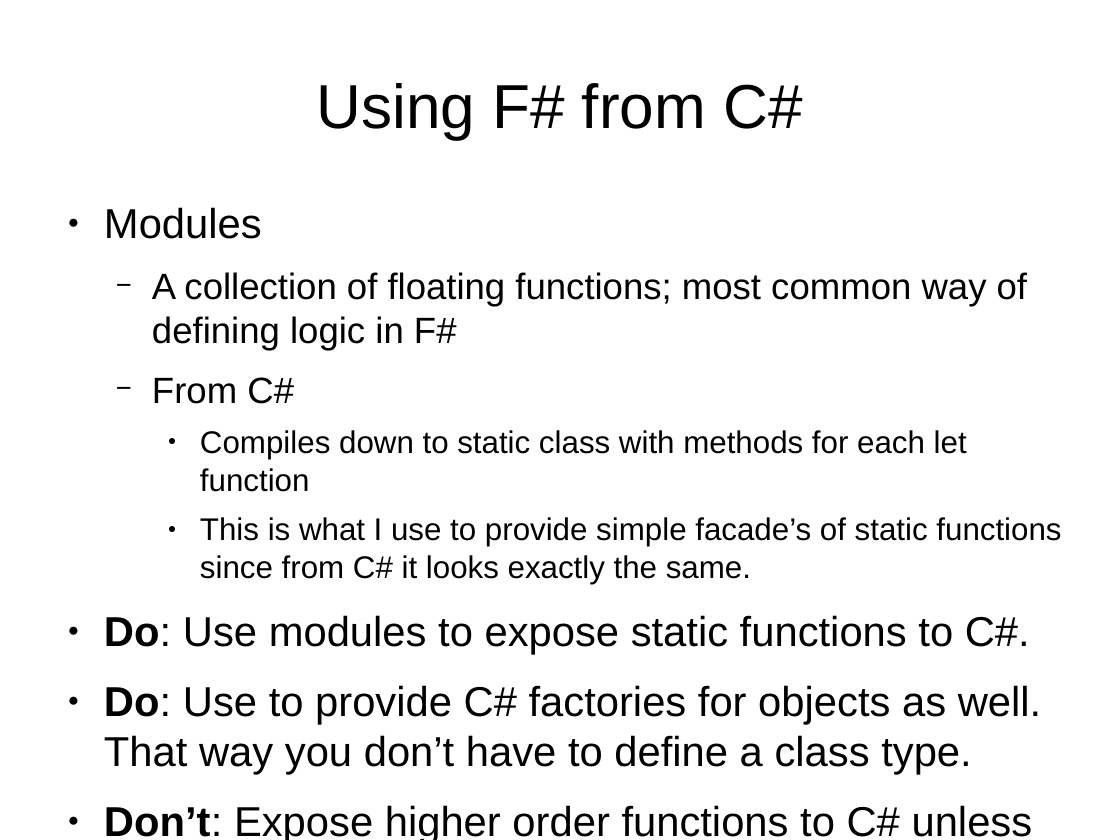
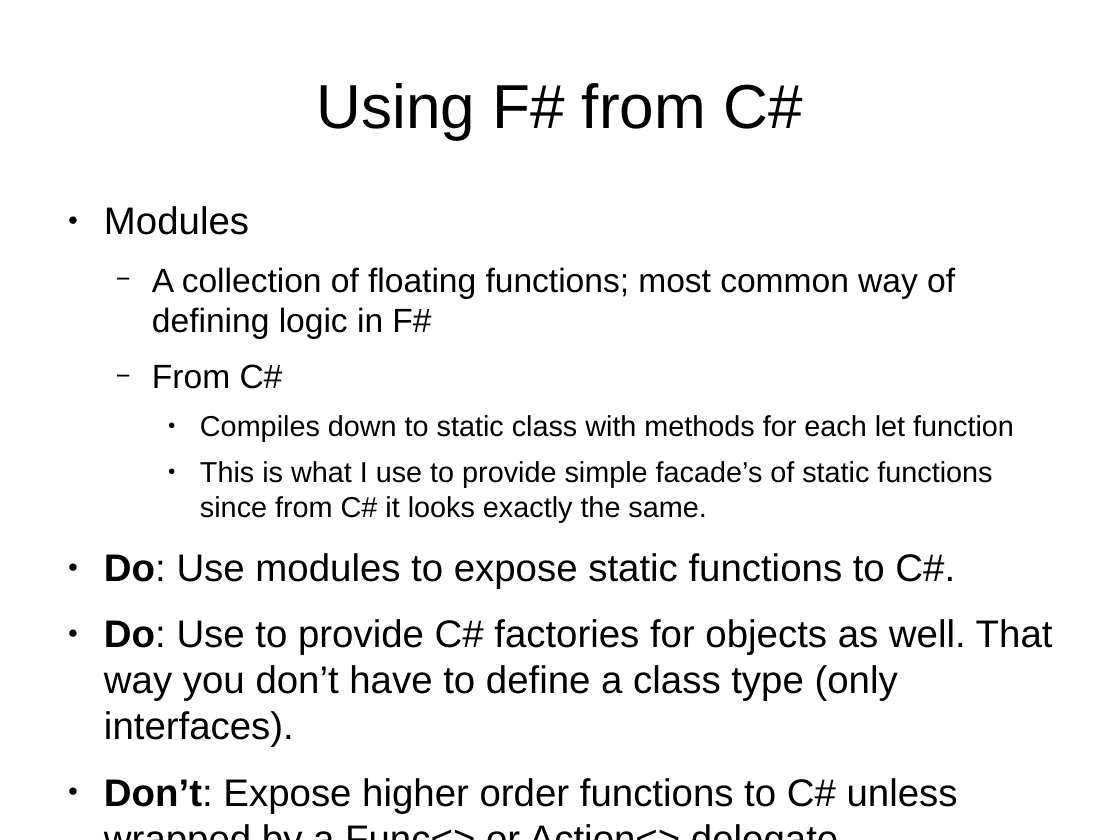
Before and after one commit to mvkara/InteropPresentation, a slide deck: slide 12 of slides/InteroperabilityPresentation.odp. Drawn at 1120x840 pixels with LibreOffice and Linux fonts; fonts in the diff are those of the drawing. Boxes give left, top, right and bottom in pixels: in the first picture for what was removed or moved away, otherwise in the second. Text is boxed around its words. In the diff, an @@ line names an element or a change of style, - is before the commit and + after.

```diff
--- a/slides/InteroperabilityPresentation.odp
+++ b/slides/InteroperabilityPresentation.odp
@@ text at [104, 206, 1014, 813]: size 29.6 to 27.2 pt in "Modules", "Do: Use modules to expose static functions ...", "Don’t: Expose higher order functions to C# ..."; size 25.9 to 23.8 pt in "A collection of floating functions; most common ...", "From C#"; size 22.2 to 20.4 pt in "Compiles down to static class with methods ...", "This is what I use to provide ..." @@
@@ text at [104, 619, 1053, 747]: text changed; size 29.6 to 27.2 pt @@
-● Do: Use to provide C# factories for objects as well. That way you don’t have to define a class type.
+● Do: Use to provide C# factories for objects as well. That way you don’t have to define a class type (only interfaces).
```
Also in this commit, not shown: 5 other slides changed, 6 other files.
